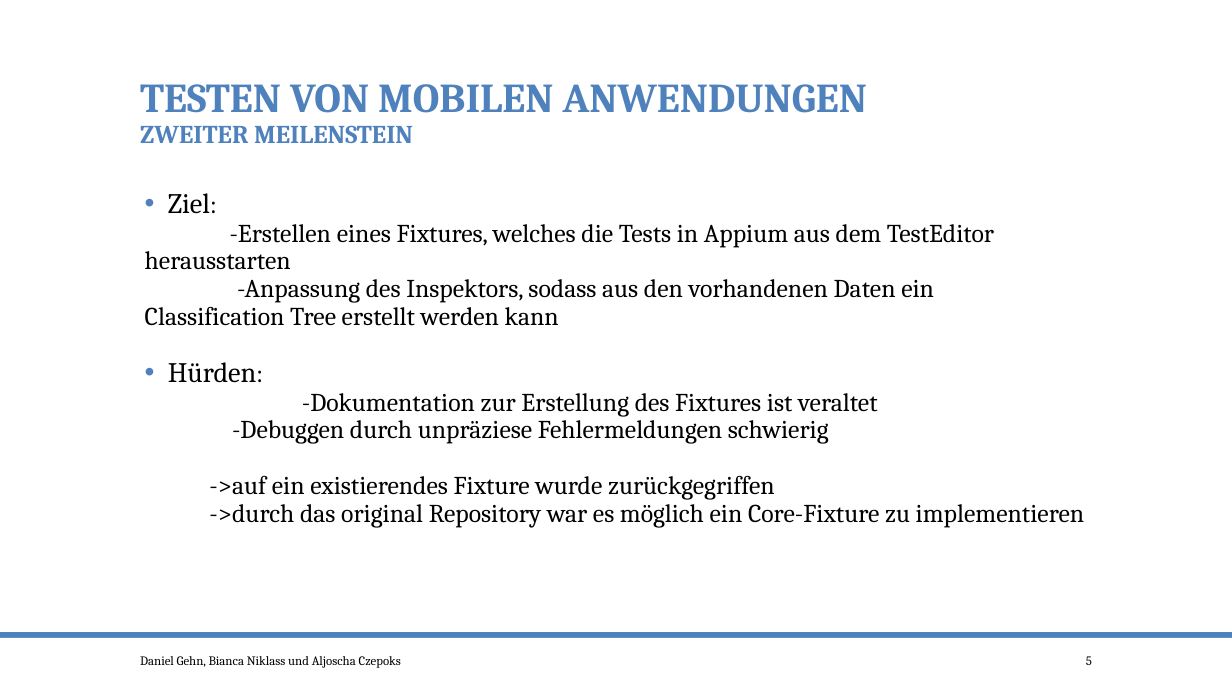
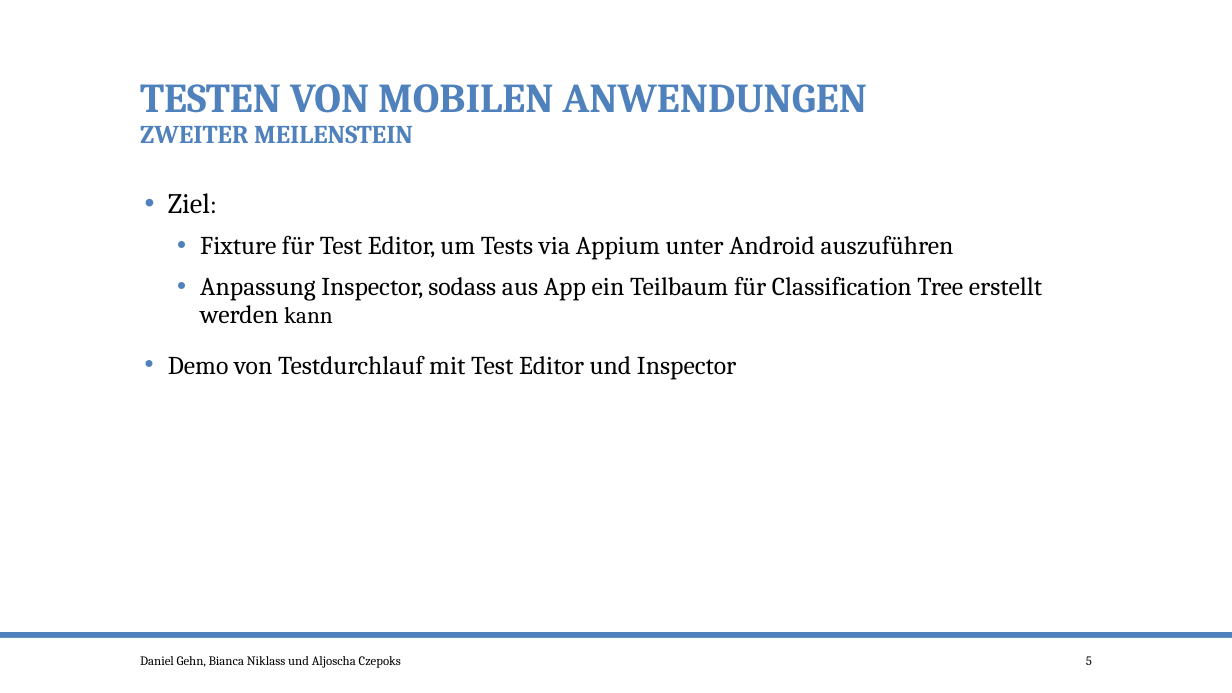
Before and after one commit to po-test-ws-2015/test-cycle, a slide deck: slide 5 of TestenMileStone3.pptx. Drawn at 1232x693 pixels with LibreOffice and Linux fonts; fonts in the diff are those of the drawing. Boxes give left, top, right and bottom in pixels: in the first picture for what was removed or moved away, otherwise in the second. Text is boxed around its words. In the diff, an @@ line names an element or a change of style, - is before the commit and + after.

Commit message:
Negativpunkte von Testeditor Anpassung Aufzählungen Schriftgrößen aneinander angepasst

```diff
--- a/TestenMileStone3.pptx
+++ b/TestenMileStone3.pptx
@@ text at bbox=[168, 235, 1042, 379]: text changed @@
--Erstellen eines Fixtures, welches die Tests in Appium aus dem TestEditor herausstarten
--Anpassung des Inspektors, sodass aus den vorhandenen Daten ein Classification Tree erstellt werden kann
-• Hürden:
-    -Dokumentation zur Erstellung des Fixtures ist veraltet
-    -Debuggen durch unpräziese Fehlermeldungen schwierig
-    ->auf ein existierendes Fixture wurde zurückgegriffen
-    ->durch das original Repository war es möglich ein Core-Fixture zu implementieren
+  • Fixture für Test Editor, um Tests via Appium unter Android auszuführen
+  • Anpassung Inspector, sodass aus App ein Teilbaum für Classification Tree erstellt werden kann
+• Demo von Testdurchlauf mit Test Editor und Inspector
```
Also in this commit, not shown: 4 other slides changed.
